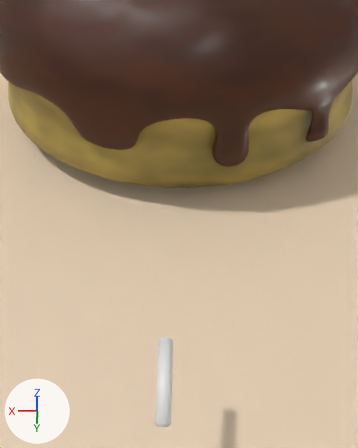
One commit to the Blender file Blender/Donut.blend: the scene before it, then after it.
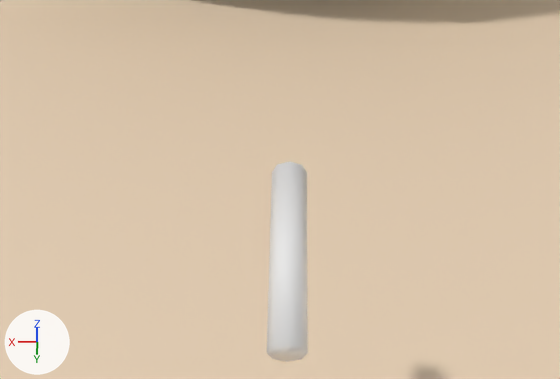
There are two pictures of each version: one from a camera (50 mm lens) standing at (-0.063, 4.17, 1.558) and looking at (-0.038, 2.733, 0.293), one close up from a camera (50 mm lens) standing at (0.009, 3.974, 0.716) and looking at (0.025, 3.065, -0.083). The lights are fixed; the arrows at lower left show +X, +Y and +Z.

The scene before the commit, as lines of its bpy script (objects in view):
```python
me_cylinder = bpy.data.meshes.new('Cylinder')
me_cylinder.from_pydata(...)  # 16 vertices, 10 faces; spans x -0.029..0.029, y -0.167..0.167, z -0.062..0.062
me_cylinder.polygons.foreach_set('use_smooth', [True] * 10)
me_plane = bpy.data.meshes.new('Plane')
me_plane.from_pydata([(-1.0, -1.0, 0.0), (1.0, -1.0, 0.0), (-1.0, 1.0, 0.0), (1.0, 1.0, 0.0)], [], [(0, 1, 3, 2)])
me_plane.materials.append(mat_material_003)  # beige #e7d1b5
ob_base = bpy.data.objects.new('base', me_plane)
ob_base.location = (0.162, 0.0, -0.643)
ob_base.scale = (6.15, 6.15, 6.15)
ob_sprinkle = bpy.data.objects.new('sprinkle', me_cylinder)
ob_sprinkle.location = (0.011, 3.133, -0.16)
```
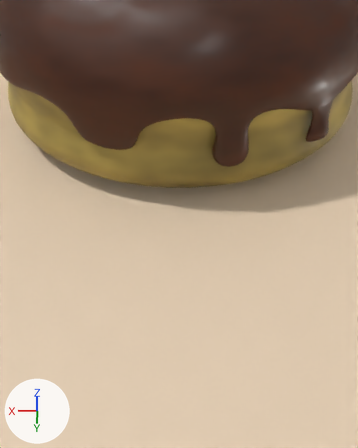
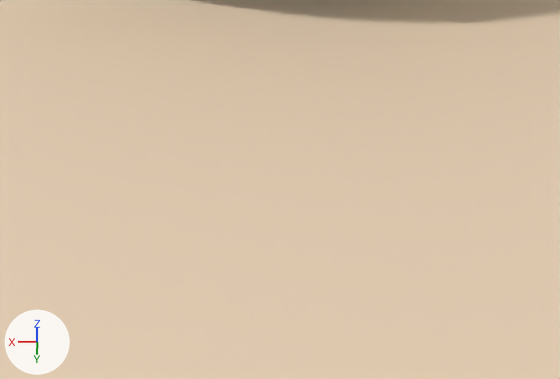
What differs and where, as boxes [x1, y1, x2, y2] in the close-ups (560 x 379 px):
'sprinkle', deleted
    before: [267, 162, 308, 362]

The change, as a diff of the scene's bpy script:
```diff
--- a/Blender/Donut.blend.py
+++ b/Blender/Donut.blend.py
@@ ob_sprinkle @@
-ob_sprinkle = bpy.data.objects.new('sprinkle', me_cylinder)
-ob_sprinkle.location = (0.011, 3.133, -0.16)
```
